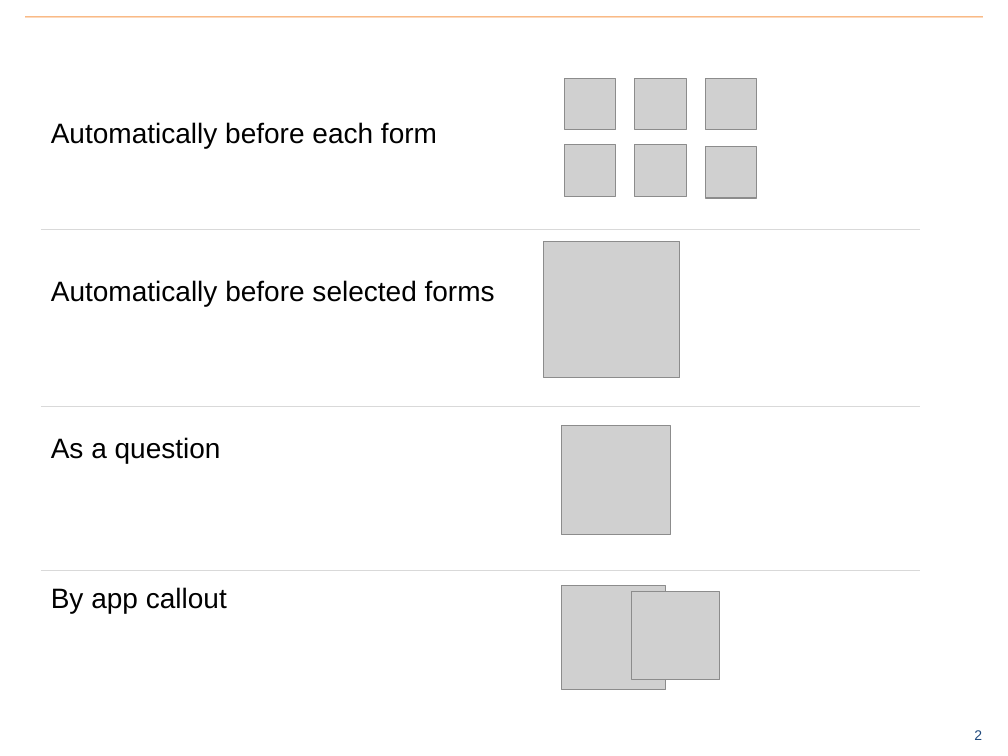
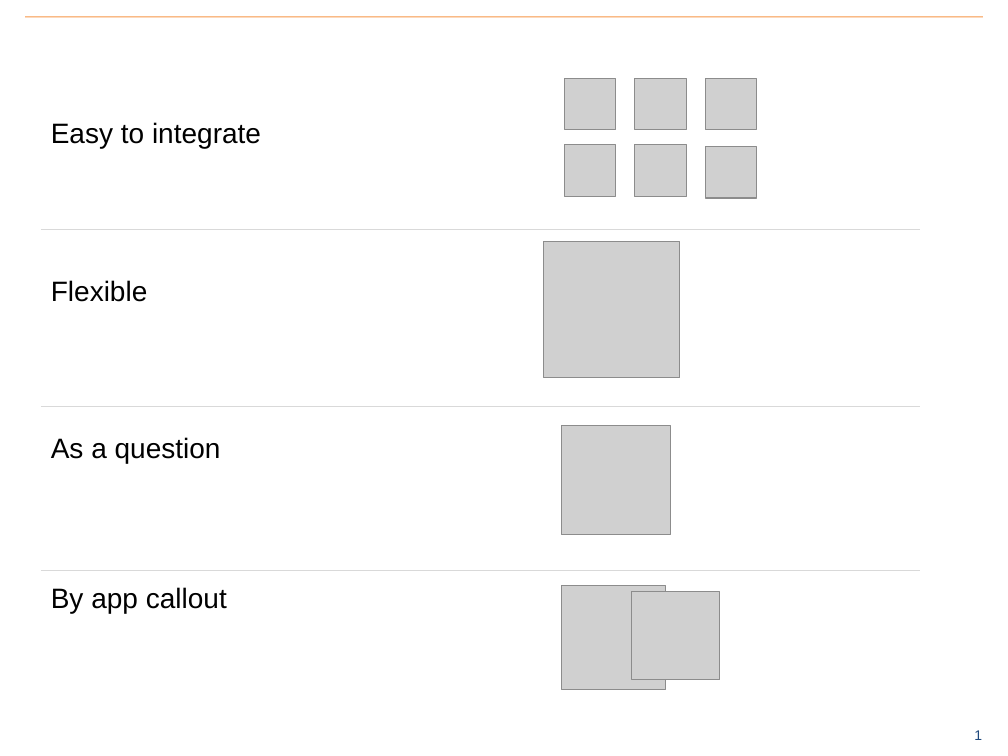
Before and after one commit to benrudolph/exi-training, a slide deck: slide 2 of CommCareHQAPI/apis.pptx (slide 3 before the commit). Drawn at 1008x756 pixels with LibreOffice and Linux fonts; fonts in the diff are those of the drawing; grey boxes stand for pictures; background and template pictures are left out. Boxes give left, top, right and bottom in pixels: in the first picture for what was removed or moved away, otherwise in the second. Text is boxed around its words. In the diff, an @@ line names an element or a change of style, - is before the commit and + after.

```diff
--- a/CommCareHQAPI/apis.pptx
+++ b/CommCareHQAPI/apis.pptx
@@ text at <box>51,122,261,149</box>: text changed @@
-Automatically before each form
+Easy to integrate
@@ text at <box>51,280,148,302</box>: text changed @@
-Automatically before selected forms
+Flexible
@@ page number at <box>974,730,982,740</box>: text changed @@
-2
+1
```
Also in this commit, not shown: 1 slide added, 2 slides removed, 2 other files.
